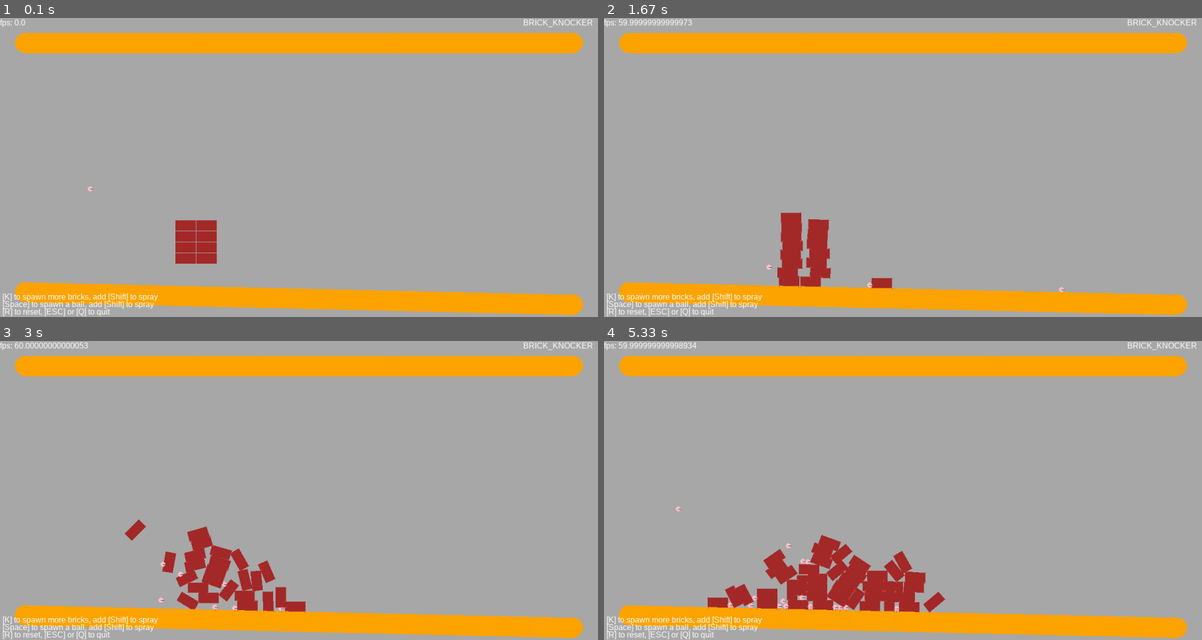
Above: before the commit, frames 1-4 (two rows, left to right).
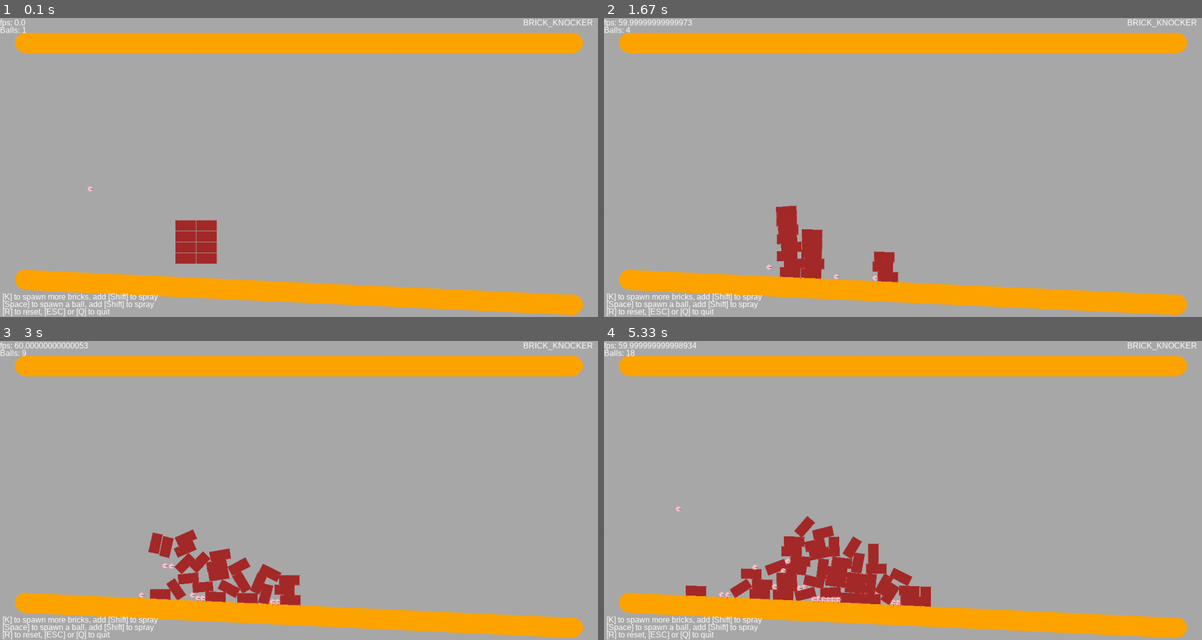
Above: after the commit, the same moments.

Repository: nrichards/pendulum2d
Game: pygame game, started from main.py
The game is run twice, just before and just after one commit, with the same random seed, the same clock (stepped at 60 frames per second) and the same inputs.
Inputs:
- Up to frame 1 (0.1 s): no input
- Up to frame 2 (1.67 s): tap R at 0.33 s; tap Space at 0.67, 1.4 s; tap K at 1 s; hold D from 1.33 s (still down)
- Up to frame 3 (3 s): tap Space at 1.7, 1.9, 2.2, 2.4, 2.73 s; release D at 1.8 s; tap K at 1.98 s
- Up to frame 4 (5.33 s): tap Space at 3.03, 3.23, 3.53, 3.8, 4.13, 4.43, 4.57, 4.97, 5.27 s; tap K at 3.32, 4.65 s

The runs differ from the first frame. In frame 1, 4.3% of the frame differs, in the area x 0-96%, y 2-100%; in frame 2, 5.5%; in frame 3, 6.8%; in frame 4, 7.6%.

Commit message:
Add stable-fluids example, guard against missing SFX

Diff:
--- a/brick_knocker.py
+++ b/brick_knocker.py
@@ -1,14 +1,19 @@
 import random
 import sys
-from typing import NamedTuple, Union, Tuple, Callable
+import time
 from enum import Enum
-import time
+from typing import Union, Tuple
 
 import pygame
-
 import pymunk
 import pymunk.pygame_util
 from pymunk import Vec2d
+
+"""
+Ideas
+- stochastic golf
+  where you knock several hundred golf balls in order to see how many you need to reach the hole
+"""
 
 PYGAME_COLOR_WHITE = pygame.Color("white")
 FONT_COLOR = PYGAME_COLOR_WHITE
@@ -27,6 +32,7 @@
 CULL_PERIOD_SEC = 1.0
 CULL_POSITION = 10 * WIDTH  # NOTE: Removes any physics bodies positioned outside this coordinate (x or y)
 DEBUG_LOG = False
+DEBUG_CAPTURE_STATE = False
 
 
 class EventState(Enum):
@@ -41,42 +47,52 @@
 space = None
 state = []
 sfx = {}
-
-
-# class Ball(pygame.sprite.Sprite):
-#     def __init__(self, body, shape, position, direction):
-#         super().__init__()
-#         global space
-#
-#         self.body = body
-#         self.shape = shape
-#
-#         self.body.position = position
-#
-#         self.shape.color = pygame.Color("green")
-#         self.shape.elasticity = BALL_ELASTICITY
-#         # self.shape.friction
-#         self.shape.collision_type = COLLISION_TYPES["ball"]
-#
-#         self.body.apply_impulse_at_local_point(Vec2d(*direction))
-#
-#         space.add(self.body, self.shape)
-
-
-def spawn_ball(space: pymunk.Space, position: Union[Vec2d, Tuple[float, float]], direction):
-    ball_body = pymunk.Body(1, float("inf"))
-    ball_body.position = position
-
-    ball_shape = pymunk.Circle(ball_body, 5)
-    ball_shape.color = pygame.Color("pink")
-    ball_shape.elasticity = BALL_ELASTICITY
-    ball_shape.collision_type = COLLISION_TYPES["ball"]
-
-    ball_body.apply_impulse_at_local_point(Vec2d(*direction), (1, 1))
-
-    space.add(ball_body, ball_shape)
-
-    sfx["ball"]["catch"][0].play()
+ball_count = 0
+
+
+class BlindSound:
+    def __init__(self, filename):
+        self.sound = None
+        try:
+            self.sound = pygame.mixer.Sound(filename)
+        except FileNotFoundError:
+            print(f"BlindSound: unable to load file: {filename}")
+            pass
+
+    def play(self, loops=0, maxtime=0, fade_ms=0):
+        if self.sound is not None:
+            self.sound.play(loops, maxtime, fade_ms)
+
+    def set_volume(self, value):
+        if self.sound is not None:
+            self.sound.set_volume(value)
+
+
+def load_sfx():
+    pygame.mixer.set_num_channels(32)
+
+    global sfx
+    sfx = {
+        "brick": {
+            "impact": [
+                BlindSound("sfx/brick_sounds/impact/brick_impact_01.mp3"),
+                BlindSound("sfx/brick_sounds/impact/brick_impact_03.mp3")
+            ],
+            "scrape": [
+                BlindSound("sfx/brick_sounds/scrape/brick_scrape_02.mp3"),
+            ]
+        },
+        "ball": {
+            "bounce": [
+                BlindSound("sfx/ball_sounds/bounce/rubber_ball_bounce_cement_04.wav"),
+            ],
+            "catch": [
+                BlindSound("sfx/ball_sounds/catch/rubber_ball_catch_03.mp3"),
+            ]
+        }
+    }
+
+    sfx["brick"]["scrape"][0].set_volume(0.5)
 
 
 def setup_level(space):
@@ -110,6 +126,25 @@
     handle_brick_ball.begin = brick_ball_collide
 
     spawn_walls(space)
+
+
+def spawn_ball(space: pymunk.Space, position: Union[Vec2d, Tuple[float, float]], direction):
+    ball_body = pymunk.Body(1, float("inf"))
+    ball_body.position = position
+
+    ball_shape = pymunk.Circle(ball_body, 5)
+    ball_shape.color = pygame.Color("pink")
+    ball_shape.elasticity = BALL_ELASTICITY
+    ball_shape.collision_type = COLLISION_TYPES["ball"]
+
+    ball_body.apply_impulse_at_local_point(Vec2d(*direction), (1, 1))
+
+    space.add(ball_body, ball_shape)
+
+    sfx["ball"]["catch"][0].play()
+
+    global ball_count
+    ball_count += 1
 
 
 def spawn_walls(space):
@@ -125,7 +160,7 @@
         #               (550, 50), line_radius), # Right
         # pymunk.Segment(space.static_body, (50, 550),
         #               (50, 50), line_radius), # Left
-        pymunk.Segment(space.static_body, (wall_left, wall_bottom),
+        pymunk.Segment(space.static_body, (wall_left, wall_bottom + 25),
                        (wall_right, wall_bottom - 25), line_radius),  # Bottom
     ]
     for line in static_lines:
@@ -138,52 +173,6 @@
     handle_wall_ball.begin = wall_ball_collide
     handle_wall_ball = space.add_collision_handler(COLLISION_TYPES["wall"], COLLISION_TYPES["brick"])
     handle_wall_ball.begin = wall_brick_collide
-
-
-def remove_balls_bricks(space):
-    for s in space.shapes[:]:
-        if s.body.body_type == pymunk.Body.DYNAMIC:
-            space.remove(s.body, s)
-
-
-def brick_brick_collide(arbiter, space, data):
-    if arbiter.shapes[0].body.kinetic_energy > 40000:
-        c = sfx["brick"]["impact"][0].play()
-    elif arbiter.shapes[0].body.kinetic_energy > 10000:
-        c = sfx["brick"]["impact"][1].play()
-    elif arbiter.shapes[0].body.kinetic_energy > 500:
-        c = sfx["brick"]["scrape"][0].play()
-    return True
-
-
-def brick_ball_collide(arbiter, space, data):
-    if arbiter.shapes[1].body.kinetic_energy > 40000:
-        c = sfx["ball"]["bounce"][0].play()
-    return True
-
-
-def wall_ball_collide(arbiter, space, data):
-    if arbiter.shapes[1].body.kinetic_energy > 100000:
-        c = sfx["ball"]["bounce"][0].play()
-    return True
-
-
-def wall_brick_collide(arbiter, space, data):
-    if arbiter.shapes[1].body.kinetic_energy > 100000:
-        c = sfx["brick"]["impact"][0].play()
-    elif arbiter.shapes[1].body.kinetic_energy > 500:
-        c = sfx["brick"]["scrape"][0].play()
-    return True
-
-
-def fire_ball(space):
-    tilt = random.randrange(*DIRECTION_TILT_RANGE_TUPLE)
-    ball_direction = (DEFAULT_DIRECTION[0], DEFAULT_DIRECTION[1] + tilt)
-    spawn_ball(
-        space,
-        DEFAULT_POSITION,
-        ball_direction,
-    )
 
 
 def spawn_bricks(space):
@@ -207,9 +196,56 @@
             space.add(brick_body, brick_shape)
 
 
+def remove_balls_bricks(space):
+    for s in space.shapes[:]:
+        if s.body.body_type == pymunk.Body.DYNAMIC:
+            space.remove(s.body, s)
+
+
+def brick_brick_collide(arbiter, space, data):
+    if arbiter.shapes[0].body.kinetic_energy > 40000:
+        c = sfx["brick"]["impact"][0].play()
+    elif arbiter.shapes[0].body.kinetic_energy > 10000:
+        c = sfx["brick"]["impact"][1].play()
+    elif arbiter.shapes[0].body.kinetic_energy > 500:
+        c = sfx["brick"]["scrape"][0].play()
+    return True
+
+
+def brick_ball_collide(arbiter, space, data):
+    if arbiter.shapes[1].body.kinetic_energy > 40000:
+        c = sfx["ball"]["bounce"][0].play()
+    return True
+
+
+def wall_ball_collide(arbiter, space, data):
+    if arbiter.shapes[1].body.kinetic_energy > 100000:
+        c = sfx["ball"]["bounce"][0].play()
+    return True
+
+
+def wall_brick_collide(arbiter, space, data):
+    if arbiter.shapes[1].body.kinetic_energy > 100000:
+        c = sfx["brick"]["impact"][0].play()
+    elif arbiter.shapes[1].body.kinetic_energy > 500:
+        c = sfx["brick"]["scrape"][0].play()
+    return True
+
+
+def fire_ball(space):
+    tilt = random.randrange(*DIRECTION_TILT_RANGE_TUPLE)
+    ball_direction = (DEFAULT_DIRECTION[0], DEFAULT_DIRECTION[1] + tilt)
+    spawn_ball(
+        space,
+        DEFAULT_POSITION,
+        ball_direction,
+    )
+
+
 def draw_hud(clock, font, screen):
     if DRAW_FPS is True:
         blit_text(font, screen, "fps: " + str(clock.get_fps()), (0, 0))
+    blit_text(font, screen, f"Balls: {ball_count}", (0, 15))
 
     blit_text(font, screen, "BRICK_KNOCKER", (WIDTH - 150, 0))
     blit_text(font, screen, "[K] to spawn more bricks, add [Shift] to spray", (5, HEIGHT - 50))
@@ -276,33 +312,6 @@
     return result
 
 
-def load_sfx():
-    pygame.mixer.set_num_channels(32)
-
-    global sfx
-    sfx = {
-        "brick": {
-            "impact": [
-                pygame.mixer.Sound("sfx/brick_sounds/impact/brick_impact_01.mp3"),
-                pygame.mixer.Sound("sfx/brick_sounds/impact/brick_impact_03.mp3")
-            ],
-            "scrape": [
-                pygame.mixer.Sound("sfx/brick_sounds/scrape/brick_scrape_02.mp3"),
-            ]
-        },
-        "ball": {
-            "bounce": [
-                pygame.mixer.Sound("sfx/ball_sounds/bounce/rubber_ball_bounce_cement_04.wav"),
-            ],
-            "catch": [
-                pygame.mixer.Sound("sfx/ball_sounds/catch/rubber_ball_catch_03.mp3"),
-            ]
-        }
-    }
-
-    sfx["brick"]["scrape"][0].set_volume(0.5)
-
-
 def main():
     running = True
 
@@ -357,11 +366,11 @@
         ### Draw objects
         space.debug_draw(draw_options)
 
-        ###
-        state = []
-        for x in space.shapes:
-            s = "%s %s %s" % (x, x.body.position, x.body.velocity)
-            state.append(s)
+        if DEBUG_CAPTURE_STATE:
+            state = []
+            for x in space.shapes:
+                s = "%s %s %s" % (x, x.body.position, x.body.velocity)
+                state.append(s)
 
         ### Update physics
         fps = 60
--- /dev/null
+++ b/pywaves/pywaves.py
@@ -0,0 +1,104 @@
+#!python
+# Dependencies: pygame
+"""
+/***************************************************************************
+	Author			:Charles Brissac
+
+	Email			:cdbrissac (at) gmail.com
+
+	License			:Apache 2.0
+
+ ***************************************************************************/
+"""
+
+import pygame
+import math
+from pygame.locals import *
+from solver import *
+
+DEBUG = True
+WIN_X = 330
+WIN_Y = 330
+
+sf = 1000.
+
+# http://graphics.cs.cmu.edu/nsp/course/15-464/Fall09/papers/StamFluidforGames.pdf
+class PyWaves:
+
+    def __init__(self):
+        self.t_el = 0.0
+        self.size = (N + 2) * (N + 2)
+        pygame.display.init()
+        self.screen = pygame.display.set_mode((WIN_X, WIN_Y))
+        self.bkg = pygame.Surface(self.screen.get_size())
+        self.bkg = self.bkg.convert()
+        self.bkg.fill((155, 155, 155))
+        pygame.display.flip()
+
+        pygame.event.set_blocked(MOUSEMOTION)
+        pygame.display.set_caption("PyWaves")
+        self.clock = pygame.time.Clock()
+
+        self.u = []
+        self.v = []
+        self.u_prev = []
+        self.v_prev = []
+
+        self.RUNNING = True
+        self.run()
+
+    def clear_data(self):
+        for sidx in range(self.size):
+            self.u[sidx] = 0.
+            self.v[sidx] = 0.
+            self.u_prev[sidx] = 0.
+            self.v_prev[sidx] = 0.
+
+    def allocate_data(self):
+        for sidx in range(self.size):
+            self.u.append(0.)
+            self.v.append(0.)
+            self.u_prev.append(0.)
+            self.v_prev.append(0.)
+
+    def handle_events(self):
+        for e in pygame.event.get():
+            if e.type == KEYDOWN and e.key == K_ESCAPE: return False
+        return True
+
+    def run(self):
+
+        self.allocate_data()
+        self.clear_data()
+
+        while self.RUNNING:
+            # raw_input()
+            self.RUNNING = self.handle_events()
+            self.u, self.v, self.u_prev, self.v_prev = velocity_step(self.u, self.v, self.u_prev, self.v_prev)
+            self.t_el += dt
+            self.update()
+
+    def update(self):
+
+        self.bkg.fill((155, 155, 155))
+        self.screen.blit(self.bkg, (0, 0))
+
+        self.render_grid(WIN_X, WIN_Y)
+
+        pygame.display.flip()
+        print("\r%03.1f" % self.t_el)
+
+    def render_grid(self, WIN_X, WIN_Y):
+        dx = WIN_X / (N + 2)
+        dy = WIN_Y / (N + 2)
+        vcolor = (0, 0, 255)
+        for i in range(1, N):
+            for j in range(1, N):
+                xc = (i + 0.5) * dx
+                yc = (j + 0.5) * dy
+                pygame.draw.line(self.screen, vcolor, (xc, yc),
+                                 (xc + sf * self.u[IX(i, j)], yc + sf * self.v[IX(i, j)]))
+
+
+if __name__ == '__main__':
+    x = PyWaves()
--- /dev/null
+++ b/pywaves/solver.py
@@ -0,0 +1,160 @@
+# Dependencies: None
+"""
+/***************************************************************************
+    Author			:Charles Brissac
+
+    Email			:cdbrissac (at) gmail.com
+
+    License			:Apache 2.0
+ ***************************************************************************/
+"""
+
+import copy
+import random
+
+N = 64
+visc = 0.0
+diff = 0.0
+dt = 0.1
+
+
+def print_array(x):
+    for i in range(1, N + 1):
+        for j in range(1, N + 1):
+            # print "(%d,%d) "%(i,j),
+            print("%f " % x[IX(i, j)]),
+        print('')
+    print('')
+
+
+def IX(i, j):
+    return (i) + (N + 2) * (j)
+
+
+def SWAP(x0, x):
+    tmp = x0
+    x0 = x
+    x = tmp
+    return x0, x
+
+
+def set_bnd(b, x):
+    for i in range(1, N + 1):
+        if b == 0:
+            x[IX(0, i)] = x[IX(1, i)]
+            x[IX(N + 1, i)] = x[IX(N, i)]
+            x[IX(i, 0)] = x[IX(i, 1)]
+            x[IX(i, N + 1)] = x[IX(i, N)]
+        elif b == 1:
+            x[IX(0, i)] = -x[IX(1, i)]
+            x[IX(N + 1, i)] = -x[IX(N, i)]
+            x[IX(i, 0)] = x[IX(i, 1)]
+            x[IX(i, N + 1)] = x[IX(i, N)]
+        elif b == 2:
+            x[IX(0, i)] = x[IX(1, i)]
+            x[IX(N + 1, i)] = x[IX(N, i)]
+            x[IX(i, 0)] = -x[IX(i, 1)]
+            x[IX(i, N + 1)] = -x[IX(i, N)]
+
+    x[IX(0, 0)] = 0.5 * (x[IX(1, 0)] + x[IX(0, 1)])
+    x[IX(0, N + 1)] = 0.5 * (x[IX(1, N + 1)] + x[IX(0, N)])
+    x[IX(N + 1, 0)] = 0.5 * (x[IX(N, 0)] + x[IX(N + 1, 1)])
+    x[IX(N + 1, N + 1)] = 0.5 * (x[IX(N, N + 1)] + x[IX(N + 1, N)])
+
+
+def add_source(x, s):
+    size = (N + 2) * (N + 2)
+
+    for i in range(size):
+        x[i] += dt * s[i]
+
+
+def lin_solve(b, x, x0, a, c):
+    for k in range(20):
+        for i in range(1, N + 1):
+            for j in range(1, N + 1):
+                x[IX(i, j)] = (x0[IX(i, j)] + a * (
+                            x[IX(i - 1, j)] + x[IX(i + 1, j)] + x[IX(i, j - 1)] + x[IX(i, j + 1)])) / c
+
+        set_bnd(b, x)
+
+
+def diffuse(b, x, x0):
+    a = dt * diff * N * N
+    lin_solve(b, x, x0, a, 1 + 4 * a)
+
+
+def advect(b, d, d0, u, v):
+    dt0 = dt * N
+    for i in range(1, N + 1):
+        for j in range(1, N + 1):
+
+            x = i - dt0 * u[IX(i, j)]
+            y = j - dt0 * v[IX(i, j)]
+
+            if x < 0.5: x = 0.5
+            if x > N + 0.5: x = N + 0.5
+            i0 = int(x)
+            i1 = i0 + 1
+
+            if y < 0.5: y = 0.5
+            if y > N + 0.5: y = N + 0.5
+            j0 = int(y)
+            j1 = j0 + 1
+
+            s1 = x - i0
+            s0 = 1 - s1
+            t1 = y - j0
+            t0 = 1 - t1
+
+            d[IX(i, j)] = s0 * (t0 * d0[IX(i0, j0)] + t1 * d0[IX(i0, j1)]) + s1 * (
+                        t0 * d0[IX(i1, j0)] + t1 * d0[IX(i1, j1)])
+
+    set_bnd(b, d)
+
+
+def project(u, v, p, div):
+    for i in range(1, N + 1):
+        for j in range(1, N + 1):
+            div[IX(i, j)] = -0.5 * (u[IX(i + 1, j)] - u[IX(i - 1, j)] + v[IX(i, j + 1)] - v[IX(i, j - 1)]) / N
+            p[IX(i, j)] = 0.
+
+    set_bnd(0, div)
+    set_bnd(0, p)
+
+    lin_solve(0, p, div, 1, 4)
+
+    for i in range(1, N + 1):
+        for j in range(1, N + 1):
+            u[IX(i, j)] -= 0.5 * N * (p[IX(i + 1, j)] - p[IX(i - 1, j)])
+            v[IX(i, j)] -= 0.5 * N * (p[IX(i, j + 1)] - p[IX(i, j - 1)])
+
+    set_bnd(1, u)
+    set_bnd(2, v)
+
+
+def velocity_step(u, v, u0, v0):
+    # u0[IX(33,33)]=5.-10.*random.random()
+    v0[IX(int(N / 2 + 1), int(N / 2 + 1))] = 5.
+
+    add_source(u, u0)
+    add_source(v, v0)
+    # print_array(u)
+
+    if diff > 0:
+        u0, u = SWAP(u0, u)
+        diffuse(1, u, u0)
+        v0, v = SWAP(v0, v)
+        diffuse(2, v, v0)
+
+    project(u, v, u0, v0)
+    # print_array(u)
+
+    u0, u = SWAP(u0, u)
+    v0, v = SWAP(v0, v)
+
+    advect(1, u, u0, u0, v0)
+    advect(2, v, v0, u0, v0)
+    project(u, v, u0, v0)
+
+    return u, v, u0, v0
--- /dev/null
+++ b/stable-fluids/example.py
@@ -0,0 +1,81 @@
+import numpy as np
+from PIL import Image
+from scipy.special import erf
+# NICK
+import pygame
+import time
+
+from fluid import Fluid
+
+# RESOLUTION = 500, 500
+# RESOLUTION = 150, 150  # 50% of 60FPS budget
+RESOLUTION = 100, 100  # 25%
+# RESOLUTION = 50, 50  # 8%
+DURATION = 200
+
+INFLOW_PADDING = 50
+INFLOW_DURATION = 60
+INFLOW_RADIUS = 8
+INFLOW_VELOCITY = 1
+INFLOW_COUNT = 5
+
+# NICK
+pygame.init()
+screen = pygame.display.set_mode((RESOLUTION[0], RESOLUTION[1]), pygame.RESIZABLE)
+start_time = time.time()
+
+print('Generating fluid solver, this may take some time.')
+fluid = Fluid(RESOLUTION, 'dye')
+
+center = np.floor_divide(RESOLUTION, 2)
+r = np.min(center) - INFLOW_PADDING
+
+points = np.linspace(-np.pi, np.pi, INFLOW_COUNT, endpoint=False)
+points = tuple(np.array((np.cos(p), np.sin(p))) for p in points)
+normals = tuple(-p for p in points)
+points = tuple(r * p + center for p in points)
+
+inflow_velocity = np.zeros_like(fluid.velocity)
+inflow_dye = np.zeros(fluid.shape)
+for p, n in zip(points, normals):
+    mask = np.linalg.norm(fluid.indices - p[:, None, None], axis=0) <= INFLOW_RADIUS
+    inflow_velocity[:, mask] += n[:, None] * INFLOW_VELOCITY
+    inflow_dye[mask] = 1
+
+end_time = time.time()
+duration = end_time - start_time
+print(f"FIRST duration {duration}")
+
+frames = []
+for f in range(DURATION):
+
+    start_time = time.time()
+
+    # print(f'Computing frame {f + 1} of {DURATION}.')
+    if f <= INFLOW_DURATION:
+        fluid.velocity += inflow_velocity
+        fluid.dye += inflow_dye
+
+    curl = fluid.step()[1]
+    # Using the error function to make the contrast a bit higher.
+    # Any other sigmoid function e.g. smoothstep would work.
+    curl = (erf(curl * 2) + 1) / 4
+
+    color = np.dstack((curl, np.ones(fluid.shape), fluid.dye))
+    color = (np.clip(color, 0, 1) * 255).astype('uint8')
+    frames.append(Image.fromarray(color, mode='HSV').convert('RGB'))
+
+    # NICK
+    pygame.event.get()
+    image = frames[len(frames) - 1]
+    py_image = pygame.image.fromstring(image.tobytes(), image.size, image.mode)
+    screen.blit(py_image, (0, 0))
+
+    end_time = time.time()
+    duration = end_time - start_time
+    print(f"duration {duration}")
+
+    pygame.display.flip()
+
+print('Saving simulation result.')
+frames[0].save('example.gif', save_all=True, append_images=frames[1:], duration=20, loop=0)
--- /dev/null
+++ b/stable-fluids/fluid.py
@@ -0,0 +1,68 @@
+# https://github.com/GregTJ/stable-fluids
+import numpy as np
+from scipy.ndimage import map_coordinates, spline_filter
+from scipy.sparse.linalg import factorized
+
+from numerical import difference, operator
+
+
+class Fluid:
+    def __init__(self, shape, *quantities, pressure_order=1, advect_order=3):
+        self.shape = shape
+        self.dimensions = len(shape)
+
+        # Prototyping is simplified by dynamically
+        # creating advected quantities as needed.
+        self.quantities = quantities
+        for q in quantities:
+            setattr(self, q, np.zeros(shape))
+
+        self.indices = np.indices(shape)
+        self.velocity = np.zeros((self.dimensions, *shape))
+
+        laplacian = operator(shape, difference(2, pressure_order))
+        self.pressure_solver = factorized(laplacian)
+
+        self.advect_order = advect_order
+
+    def step(self):
+        # Advection is computed backwards in time as described in Stable Fluids.
+        advection_map = self.indices - self.velocity
+
+        # SciPy's spline filter introduces checkerboard divergence.
+        # A linear blend of the filtered and unfiltered fields based
+        # on some value epsilon eliminates this error.
+        def advect(field, filter_epsilon=10e-2, mode='constant'):
+            filtered = spline_filter(field, order=self.advect_order, mode=mode)
+            field = filtered * (1 - filter_epsilon) + field * filter_epsilon
+            return map_coordinates(field, advection_map, prefilter=False, order=self.advect_order, mode=mode)
+
+        # Apply advection to each axis of the
+        # velocity field and each user-defined quantity.
+        for d in range(self.dimensions):
+            self.velocity[d] = advect(self.velocity[d])
+
+        for q in self.quantities:
+            setattr(self, q, advect(getattr(self, q)))
+
+        # Compute the jacobian at each point in the
+        # velocity field to extract curl and divergence.
+        jacobian_shape = (self.dimensions,) * 2
+        partials = tuple(np.gradient(d) for d in self.velocity)
+        jacobian = np.stack(partials).reshape(*jacobian_shape, *self.shape)
+
+        divergence = jacobian.trace()
+
+        # If this curl calculation is extended to 3D, the y-axis value must be negated.
+        # This corresponds to the coefficients of the levi-civita symbol in that dimension.
+        # Higher dimensions do not have a vector -> scalar, or vector -> vector,
+        # correspondence between velocity and curl due to differing isomorphisms
+        # between exterior powers in dimensions != 2 or 3 respectively.
+        curl_mask = np.triu(np.ones(jacobian_shape, dtype=bool), k=1)
+        curl = (jacobian[curl_mask] - jacobian[curl_mask.T]).squeeze()
+
+        # Apply the pressure correction to the fluid's velocity field.
+        pressure = self.pressure_solver(divergence.flatten()).reshape(self.shape)
+        self.velocity -= np.gradient(pressure)
+
+        return divergence, curl, pressure
--- /dev/null
+++ b/stable-fluids/numerical.py
@@ -0,0 +1,25 @@
+from functools import reduce
+from itertools import cycle
+from math import factorial
+
+import numpy as np
+import scipy.sparse as sp
+
+
+def difference(derivative, accuracy=1):
+    # Central differences implemented based on the article here:
+    # http://web.media.mit.edu/~crtaylor/calculator.html
+    derivative += 1
+    radius = accuracy + derivative // 2 - 1
+    points = range(-radius, radius + 1)
+    coefficients = np.linalg.inv(np.vander(points))
+    return coefficients[-derivative] * factorial(derivative - 1), points
+
+
+def operator(shape, *differences):
+    # Credit to Philip Zucker for figuring out
+    # that kronsum's argument order is reversed.
+    # Without that bit of wisdom I'd have lost it.
+    differences = zip(shape, cycle(differences))
+    factors = (sp.diags(*diff, shape=(dim,) * 2) for dim, diff in differences)
+    return reduce(lambda a, f: sp.kronsum(f, a, format='csc'), factors)
Not shown, changed: .gitignore
Not shown, changed: tiled/pendulum.tiled-session
